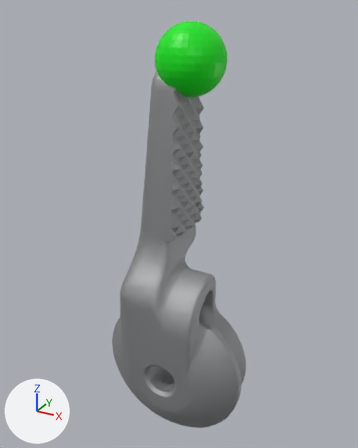
Renders of the OBJ model example/assets/real_psm/low_res/tool gripper left link.OBJ from each side of a commit.
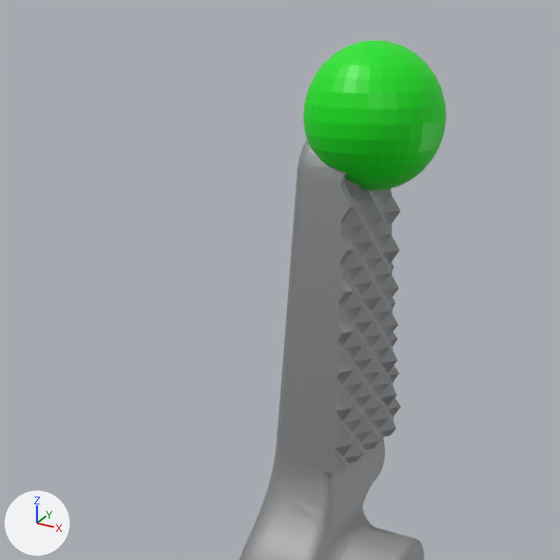
Each version appears first whole from a 50 mm camera at (0.00663, -0.01272, 0.00135) aimed at (-0.00023, -0.00026, -0.00488), and next in a close-up on the part from 0% to 80% of the width and 0% to 64% of the height. The axes (+X, +Y, +Z) are drawn at lower left. The lights are the same throughout. Where no turn or scale is listed for an object, it has been applied to the vertices. Vertices at the same position are counted once.

Names of what the first close-up shows: '/ambf/env/psm2/tool_gripper_left_link_/ambf/env/psm2/tool_gripper_left_link_tool_gripper_left_lin.002'.
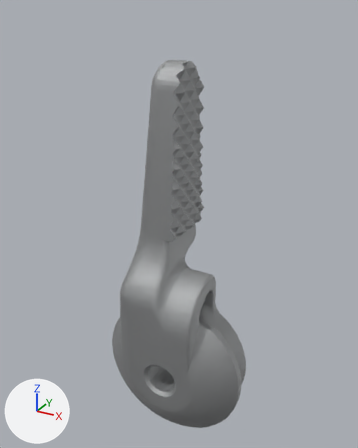
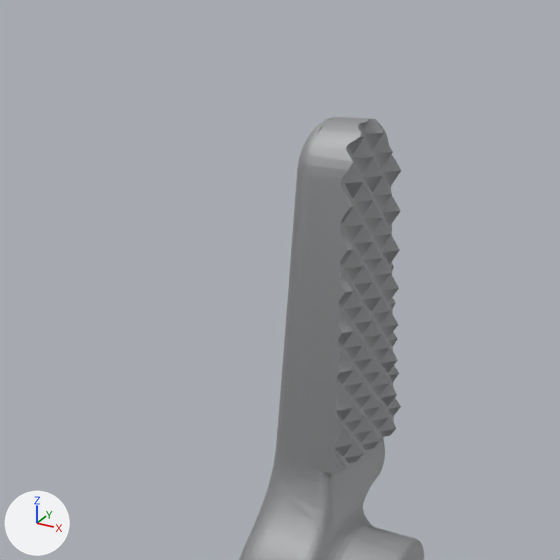
The newer file is also turned or shifted as a whole; pictures and numbers use the older file's frame.

What differs and where, as boxes (x1, y1, x2, y2) in the close-ups (560 x 560 px):
'/ambf/env/psm2/tool_gripper_left_link_/ambf/env/psm2/tool_gripper_left_link_tool_gripper_left_lin.002', reshaped: before (239, 40, 446, 560); after (239, 117, 424, 560)
part 1 of me_ambf_env_psm2_tool_gripper_left_link__ambf_env_psm2_tool_gripper_left_link_tool_gripper_left_lin_002, deleted (green): before (303, 40, 446, 191)

The change, as a list of edits to the scene's bpy script:
```text
Change me_ambf_env_psm2_tool_gripper_left_link__ambf_env_psm2_tool_gripper_left_link_tool_gripper_left_lin_002:
    where me_ambf_env_psm2_tool_gripper_left_link__ambf_env_psm2_tool_gripper_left_link_tool_gripper_left_lin_002.from_pydata(...)  # 3526 vertices, 7048 faces; spans x -0.00241..0.00241, y -0.00197..0.00103, z -0.01209..0.001
    used by ob_ambf_env_psm2_tool_gripper_left_link__ambf_env_psm2_tool_gripper_left_link_tool_gripper_left_lin_002; location = (0.0, 0.0, 0.0)
    me_ambf_env_psm2_tool_gripper_left_link__ambf_env_psm2_tool_gripper_left_link_tool_gripper_left_lin_002 part 1: the loose piece of 482 vertices spanning x -0.001..0.001, y -0.001..0.001, z -0.001..0.001 is deleted
    remove me_ambf_env_psm2_tool_gripper_left_link__ambf_env_psm2_tool_gripper_left_link_tool_gripper_left_lin_002.materials.append(mat_tool_tipmat_003)  # green #00e711
```
